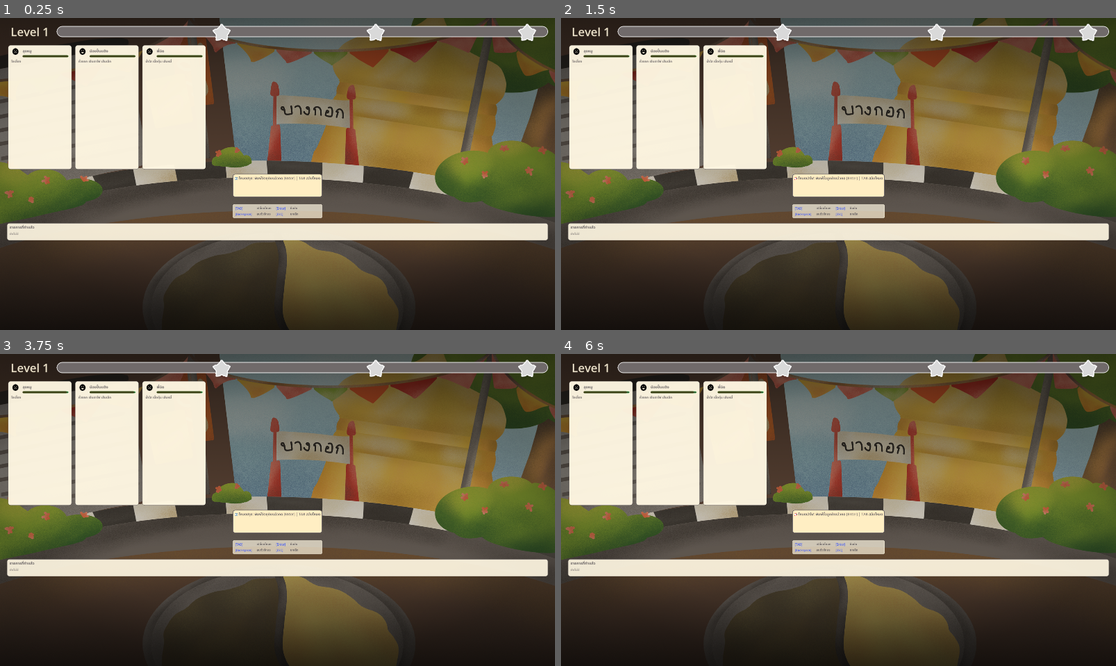
Above: before the commit, frames 1-4 (two rows, left to right).
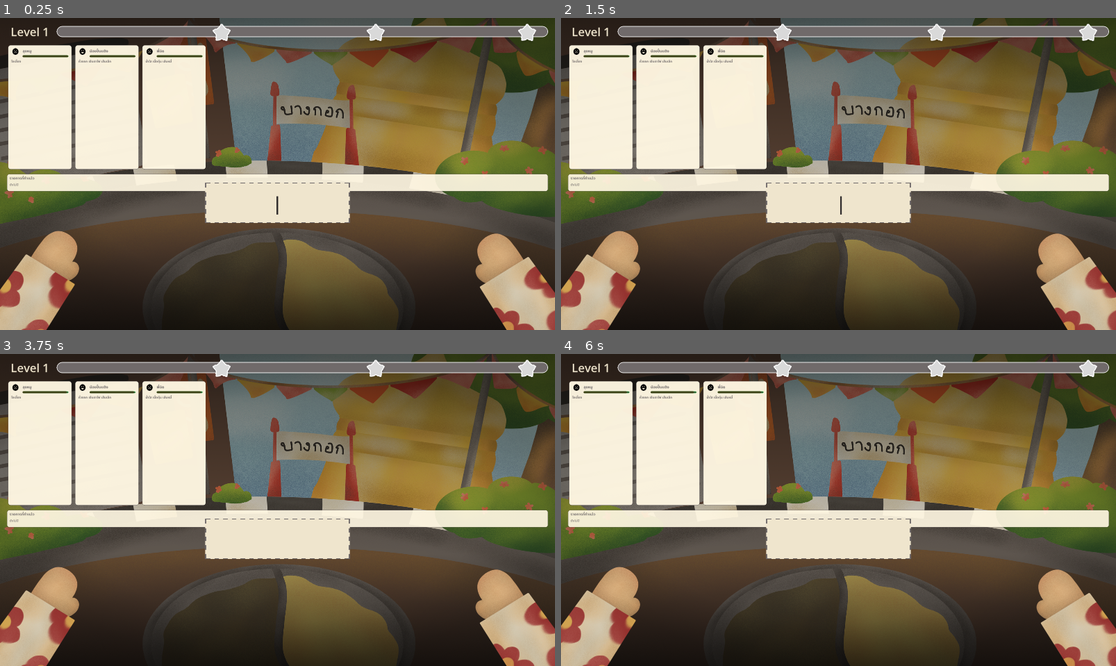
Above: after the commit, the same moments.

Repository: pcpaugust/video-game
Game: Godot game, scene res://scenes/main/Cooking.tscn
Two runs of this game, one before a commit and one after it. Both use one fixed random seed, a clock stepped at 60 frames per second and the inputs below.
Inputs:
- Up to frame 1 (0.25 s): no input
- Up to frame 2 (1.5 s): tap Enter at 0.5, 0.6 s; tap Space at 1.25 s; tap Tab at 1.35 s
- Up to frame 3 (3.75 s): tap Enter at 2, 2.85, 3.5 s; tap Backspace at 2.1 s; tap Space at 2.75 s; tap Tab at 3.6 s
- Up to frame 4 (6 s): tap Space at 4.25 s; tap Backspace at 4.35 s; tap Enter at 5.1 s; tap Tab at 5.85 s

The runs differ from the first frame. In frame 1, 18% of the frame differs, in the area x 0-100%, y 49-100%; in frame 2, 18%; in frame 3, 18%; in frame 4, 18%.

Commit message:
feat: implement typing-based ingredient selection UI with visual matching feedback

Diff:
--- a/scenes/main/Cooking.tscn
+++ b/scenes/main/Cooking.tscn
@@ -6,6 +6,8 @@
 [ext_resource type="PackedScene" uid="uid://dshga2ulvahoa" path="res://scenes/ui/TypingSpace.tscn" id="3_xdmyo"]
 [ext_resource type="PackedScene" uid="uid://bn2itsdp6foer" path="res://scenes/ui/DishContainer.tscn" id="4_xdmyo"]
 [ext_resource type="Texture2D" uid="uid://2dcn8nuad2ef" path="res://assets/figma/bg.png" id="5_bg"]
+[ext_resource type="Texture2D" uid="uid://cpymbbeqw3c4b" path="res://assets/artwork/hand/left.png" id="6_lefth"]
+[ext_resource type="Texture2D" uid="uid://tgqmn1ym0fb2" path="res://assets/artwork/hand/right.png" id="7_righth"]
 
 [sub_resource type="StyleBoxFlat" id="StyleBoxFlat_ijlok"]
 bg_color = Color(0.972549, 0.9137255, 0.6431373, 1)
@@ -48,19 +50,52 @@
 [node name="Order" parent="CanvasLayer/PanelContainer/MarginContainer/VBoxContainer" unique_id=1408987235 instance=ExtResource("2_cy70s")]
 layout_mode = 2
 
-[node name="ActionRow" type="HBoxContainer" parent="CanvasLayer/PanelContainer/MarginContainer/VBoxContainer" unique_id=1194688964]
-layout_mode = 2
-size_flags_horizontal = 3
-size_flags_vertical = 0
-theme_override_constants/separation = 16
-alignment = 1
-
-[node name="TypingSpace" parent="CanvasLayer/PanelContainer/MarginContainer/VBoxContainer/ActionRow" unique_id=1951861316 instance=ExtResource("3_xdmyo")]
-custom_minimum_size = Vector2(220, 140)
-layout_mode = 2
-size_flags_horizontal = 0
-size_flags_vertical = 0
-
 [node name="DishContainer" parent="CanvasLayer/PanelContainer/MarginContainer/VBoxContainer" unique_id=1222613478 instance=ExtResource("4_xdmyo")]
 custom_minimum_size = Vector2(0, 56)
 layout_mode = 2
+
+[node name="TypingSpace" parent="CanvasLayer" unique_id=1951861316 instance=ExtResource("3_xdmyo")]
+anchors_preset = 8
+anchor_left = 0.5
+anchor_top = 0.5
+anchor_right = 0.5
+anchor_bottom = 0.5
+offset_left = -200.0
+offset_top = 20.0
+offset_right = 200.0
+offset_bottom = 180.0
+grow_horizontal = 2
+grow_vertical = 2
+size_flags_horizontal = 4
+size_flags_vertical = 4
+
+[node name="LeftHand" type="TextureRect" parent="CanvasLayer" unique_id=2003241290]
+anchors_preset = 2
+anchor_top = 1.0
+anchor_bottom = 1.0
+offset_left = -76.0
+offset_top = -471.0
+offset_right = 424.0
+offset_bottom = 29.0
+grow_vertical = 0
+pivot_offset = Vector2(0, 500)
+texture = ExtResource("6_lefth")
+expand_mode = 1
+stretch_mode = 5
+
+[node name="RightHand" type="TextureRect" parent="CanvasLayer" unique_id=2003241291]
+anchors_preset = 3
+anchor_left = 1.0
+anchor_top = 1.0
+anchor_right = 1.0
+anchor_bottom = 1.0
+offset_left = -426.0
+offset_top = -462.0
+offset_right = 74.0
+offset_bottom = 38.0
+grow_horizontal = 0
+grow_vertical = 0
+pivot_offset = Vector2(500, 500)
+texture = ExtResource("7_righth")
+expand_mode = 1
+stretch_mode = 5
--- a/scenes/ui/TypingSpace.tscn
+++ b/scenes/ui/TypingSpace.tscn
@@ -2,134 +2,87 @@
 
 [ext_resource type="Script" uid="uid://2fpyyk0ildvv" path="res://scripts/ui/typing_space.gd" id="1_ro5k3"]
 
-[sub_resource type="StyleBoxFlat" id="StyleBoxFlat_block"]
-bg_color = Color(1, 0.933333, 0.764706, 1)
-border_width_left = 2
-border_width_top = 2
-border_width_right = 2
-border_width_bottom = 2
+[sub_resource type="StyleBoxFlat" id="StyleBoxFlat_typing_box"]
+bg_color = Color(0.960784, 0.776471, 0.337255, 1)
+border_width_left = 3
+border_width_top = 3
+border_width_right = 3
+border_width_bottom = 3
 border_color = Color(0.439216, 0.415686, 0.415686, 1)
-corner_radius_top_left = 8
-corner_radius_top_right = 8
-corner_radius_bottom_right = 8
-corner_radius_bottom_left = 8
+corner_radius_top_left = 13
+corner_radius_top_right = 13
+corner_radius_bottom_right = 13
+corner_radius_bottom_left = 13
 
-[sub_resource type="StyleBoxFlat" id="StyleBoxFlat_hint"]
-bg_color = Color(1, 0.968627, 0.886275, 0.7)
-border_width_left = 1
-border_width_top = 1
-border_width_right = 1
-border_width_bottom = 1
-border_color = Color(0.439216, 0.415686, 0.415686, 0.3)
-corner_radius_top_left = 4
-corner_radius_top_right = 4
-corner_radius_bottom_right = 4
-corner_radius_bottom_left = 4
+[sub_resource type="StyleBoxFlat" id="StyleBoxFlat_icon_slot"]
+bg_color = Color(1, 1, 1, 0.8)
+corner_radius_top_left = 12
+corner_radius_top_right = 12
+corner_radius_bottom_right = 12
+corner_radius_bottom_left = 12
 
-[node name="MarginContainer" type="MarginContainer" unique_id=1078964189]
+[node name="TypingSpace" type="Control" unique_id=1078964189]
+layout_mode = 3
 anchors_preset = 15
 anchor_right = 1.0
 anchor_bottom = 1.0
-theme_override_constants/margin_left = 8
-theme_override_constants/margin_right = 8
+grow_horizontal = 2
+grow_vertical = 2
 script = ExtResource("1_ro5k3")
 
-[node name="TypingSpace" type="VBoxContainer" parent="." unique_id=199487381]
+[node name="IngredientPreview" type="PanelContainer" parent="." unique_id=1111602193]
+custom_minimum_size = Vector2(160, 160)
+layout_mode = 1
+anchors_preset = 8
+anchor_left = 0.5
+anchor_top = 0.5
+anchor_right = 0.5
+anchor_bottom = 0.5
+offset_left = -450.0
+offset_top = -80.0
+offset_right = -290.0
+offset_bottom = 80.0
+grow_horizontal = 2
+grow_vertical = 2
+theme_override_styles/panel = SubResource("StyleBoxFlat_icon_slot")
+visible = false
+
+[node name="IngredientTexture" type="TextureRect" parent="IngredientPreview" unique_id=1888984308]
 layout_mode = 2
-theme_override_constants/separation = 12
-alignment = 1
+mouse_filter = 2
+expand_mode = 1
+stretch_mode = 5
 
-[node name="TypingBlock" type="PanelContainer" parent="TypingSpace" unique_id=1111602193]
+[node name="TypingBox" type="PanelContainer" parent="." unique_id=82676836]
+custom_minimum_size = Vector2(500, 0)
+layout_mode = 1
+anchors_preset = 8
+anchor_left = 0.5
+anchor_top = 0.5
+anchor_right = 0.5
+anchor_bottom = 0.5
+offset_left = -250.0
+offset_top = -64.0
+offset_right = 250.0
+offset_bottom = 64.0
+grow_horizontal = 2
+grow_vertical = 2
+theme_override_styles/panel = SubResource("StyleBoxFlat_typing_box")
+
+[node name="DashedBorderOverlay" type="Control" parent="TypingBox" unique_id=238947239]
 layout_mode = 2
-theme_override_styles/panel = SubResource("StyleBoxFlat_block")
+mouse_filter = 2
 
-[node name="MarginContainer" type="MarginContainer" parent="TypingSpace/TypingBlock" unique_id=1888984308]
+[node name="BoxMargin" type="MarginContainer" parent="TypingBox" unique_id=319323677]
 layout_mode = 2
-theme_override_constants/margin_left = 4
-theme_override_constants/margin_top = 4
-theme_override_constants/margin_right = 4
-theme_override_constants/margin_bottom = 4
+theme_override_constants/margin_left = 20
+theme_override_constants/margin_top = 26
+theme_override_constants/margin_right = 20
+theme_override_constants/margin_bottom = 26
 
-[node name="BlockContent" type="VBoxContainer" parent="TypingSpace/TypingBlock/MarginContainer" unique_id=82676836]
+[node name="TextField" type="Label" parent="TypingBox/BoxMargin" unique_id=1921083847]
 layout_mode = 2
-theme_override_constants/separation = 4
-
-[node name="ModeLabel" type="Label" parent="TypingSpace/TypingBlock/MarginContainer/BlockContent" unique_id=1921083847]
-layout_mode = 2
-theme_override_colors/font_color = Color(0.439216, 0.415686, 0.415686, 1)
-theme_override_font_sizes/font_size = 12
-text = "????"
-
-[node name="TextField" type="Label" parent="TypingSpace/TypingBlock/MarginContainer/BlockContent" unique_id=319323677]
-layout_mode = 2
-theme_override_colors/font_color = Color(0.439216, 0.415686, 0.415686, 1)
-theme_override_font_sizes/font_size = 32
-
-[node name="HBoxContainer" type="HBoxContainer" parent="TypingSpace" unique_id=1145732806]
-layout_mode = 2
-theme_override_constants/separation = 8
-
-[node name="KeybindHints" type="PanelContainer" parent="TypingSpace"]
-layout_mode = 2
-theme_override_styles/panel = SubResource("StyleBoxFlat_hint")
-
-[node name="HintsMargin" type="MarginContainer" parent="TypingSpace/KeybindHints"]
-layout_mode = 2
-theme_override_constants/margin_left = 8
-theme_override_constants/margin_top = 6
-theme_override_constants/margin_right = 8
-theme_override_constants/margin_bottom = 6
-
-[node name="HintsGrid" type="GridContainer" parent="TypingSpace/KeybindHints/HintsMargin"]
-layout_mode = 2
-columns = 4
-theme_override_constants/h_separation = 16
-theme_override_constants/v_separation = 4
-
-[node name="Hint1Key" type="Label" parent="TypingSpace/KeybindHints/HintsMargin/HintsGrid"]
-layout_mode = 2
-theme_override_colors/font_color = Color(0.294118, 0.376471, 0.941176, 1)
-theme_override_font_sizes/font_size = 10
-text = "[TAB]"
-
-[node name="Hint1Desc" type="Label" parent="TypingSpace/KeybindHints/HintsMargin/HintsGrid"]
-layout_mode = 2
-theme_override_colors/font_color = Color(0.439216, 0.415686, 0.415686, 1)
-theme_override_font_sizes/font_size = 10
-text = "เปลี่ยนโหมด"
-
-[node name="Hint2Key" type="Label" parent="TypingSpace/KeybindHints/HintsMargin/HintsGrid"]
-layout_mode = 2
-theme_override_colors/font_color = Color(0.294118, 0.376471, 0.941176, 1)
-theme_override_font_sizes/font_size = 10
-text = "[Enter]"
-
-[node name="Hint2Desc" type="Label" parent="TypingSpace/KeybindHints/HintsMargin/HintsGrid"]
-layout_mode = 2
-theme_override_colors/font_color = Color(0.439216, 0.415686, 0.415686, 1)
-theme_override_font_sizes/font_size = 10
-text = "ยืนยัน"
-
-[node name="Hint3Key" type="Label" parent="TypingSpace/KeybindHints/HintsMargin/HintsGrid"]
-layout_mode = 2
-theme_override_colors/font_color = Color(0.294118, 0.376471, 0.941176, 1)
-theme_override_font_sizes/font_size = 10
-text = "[Backspace]"
-
-[node name="Hint3Desc" type="Label" parent="TypingSpace/KeybindHints/HintsMargin/HintsGrid"]
-layout_mode = 2
-theme_override_colors/font_color = Color(0.439216, 0.415686, 0.415686, 1)
-theme_override_font_sizes/font_size = 10
-text = "ลบตัวอักษร"
-
-[node name="Hint4Key" type="Label" parent="TypingSpace/KeybindHints/HintsMargin/HintsGrid"]
-layout_mode = 2
-theme_override_colors/font_color = Color(0.294118, 0.376471, 0.941176, 1)
-theme_override_font_sizes/font_size = 10
-text = "[ESC]"
-
-[node name="Hint4Desc" type="Label" parent="TypingSpace/KeybindHints/HintsMargin/HintsGrid"]
-layout_mode = 2
-theme_override_colors/font_color = Color(0.439216, 0.415686, 0.415686, 1)
-theme_override_font_sizes/font_size = 10
-text = "ยกเลิก"
+theme_override_colors/font_color = Color(0.188235, 0.176471, 0.176471, 1)
+theme_override_font_sizes/font_size = 64
+text = "|"
+horizontal_alignment = 1
--- a/scripts/core/cooking.gd
+++ b/scripts/core/cooking.gd
@@ -32,10 +32,13 @@
 
 @onready var level_bar = $CanvasLayer/PanelContainer/MarginContainer/VBoxContainer/LevelBar
 @onready var order_queue = $CanvasLayer/PanelContainer/MarginContainer/VBoxContainer/Order
-@onready var typing_space = $CanvasLayer/PanelContainer/MarginContainer/VBoxContainer/ActionRow/TypingSpace
+@onready var typing_space = $CanvasLayer/TypingSpace
 @onready var dish_container = $CanvasLayer/PanelContainer/MarginContainer/VBoxContainer/DishContainer
+@onready var left_hand = $CanvasLayer/LeftHand
+@onready var right_hand = $CanvasLayer/RightHand
 
 var help_panel: Control = null
+var _hand_tween: Tween
 func _ready() -> void:
 	randomize()
 	_create_help_panel()
@@ -233,6 +236,24 @@
 func _sync_typing_visuals() -> void:
 	if typing_space.has_method("update_preview"):
 		typing_space.update_preview(typing_buffer)
+	_wiggle_hands()
+
+func _wiggle_hands() -> void:
+	if not left_hand or not right_hand: return
+	if _hand_tween and _hand_tween.is_valid():
+		_hand_tween.kill()
+
+	_hand_tween = create_tween()
+	_hand_tween.set_parallel(true)
+
+	var l_angle = randf_range(0.05, 0.15) * (1 if randi() % 2 == 0 else -1)
+	var r_angle = randf_range(0.05, 0.15) * (1 if randi() % 2 == 0 else -1)
+
+	_hand_tween.tween_property(left_hand, "rotation", l_angle, 0.05)
+	_hand_tween.tween_property(right_hand, "rotation", r_angle, 0.05)
+
+	_hand_tween.chain().tween_property(left_hand, "rotation", 0.0, 0.05)
+	_hand_tween.tween_property(right_hand, "rotation", 0.0, 0.05)
 
 func _update_mode_ui() -> void:
 	var text = ""
--- a/scripts/ui/typing_space.gd
+++ b/scripts/ui/typing_space.gd
@@ -1,32 +1,130 @@
-extends MarginContainer
+extends Control
 
-# ดึง Node ลูกออกมาเตรียมไว้
-@onready var mode = $TypingSpace/TypingBlock/MarginContainer/BlockContent/ModeLabel
-@onready var input_label = $TypingSpace/TypingBlock/MarginContainer/BlockContent/TextField
-@onready var icon_container = $TypingSpace/HBoxContainer
+const MenuData = preload("res://scripts/data/menu_data.gd")
+const MenuConfig = preload("res://scripts/config/menu_config.gd")
 
-const TypingIngredientScene = preload("res://scenes/ui/TypingIngredient.tscn")
-const MenuData = preload("res://scripts/data/menu_data.gd")
-const GameConfig = preload("res://scripts/config/game_config.gd")
+@onready var ingredient_preview: PanelContainer = $IngredientPreview
+@onready var ingredient_texture: TextureRect = $IngredientPreview/IngredientTexture
+@onready var typing_box: PanelContainer = $TypingBox
+@onready var dashed_overlay: Control = $TypingBox/DashedBorderOverlay
+@onready var text_field: Label = $TypingBox/BoxMargin/TextField
 
-func update_mode(new_mode: String):
-	if mode:
-		mode.text = new_mode
+var style_matched: StyleBoxFlat
+var style_unmatched: StyleBoxFlat
+var is_matched: bool = false
 
-func update_preview(current_buffer: String):
-	# 1. อัปเดตตัวหนังสือที่กำลังพิมพ์ (เสมือน TextField)
-	if input_label:
-		input_label.text = current_buffer
+# Cursor blink
+var _cursor_visible: bool = true
+var _cursor_timer: float = 0.0
+const CURSOR_BLINK_INTERVAL: float = 0.5
 
-	# 2. ลบไอคอนเก่าเฉพาะใน HBoxContainer (ไม่ไปลบ Label ข้างนอก)
-	for child in icon_container.get_children():
-		child.queue_free()
+var _current_buffer: String = ""
 
-	# 3. สร้างไอคอนใหม่ตามคำที่พิมพ์
-	var words = current_buffer.strip_edges().split(" ", false)
-	for word in words:
-		if MenuData.is_valid_ingredient(word):
-			var icon = TypingIngredientScene.instantiate()
-			icon_container.add_child(icon)
-			if icon.has_method("set_ingredient"):
-				icon.call_deferred("set_ingredient", word)
+func _ready() -> void:
+	style_matched = typing_box.get_theme_stylebox("panel").duplicate()
+	style_matched.bg_color = Color("#F5C656") # Yellow
+
+	style_unmatched = style_matched.duplicate()
+	style_unmatched.bg_color = Color("#EFE5CD") # Cream
+	style_unmatched.border_width_bottom = 0
+	style_unmatched.border_width_top = 0
+	style_unmatched.border_width_left = 0
+	style_unmatched.border_width_right = 0
+
+	dashed_overlay.draw.connect(_on_dashed_overlay_draw)
+	_refresh_display()
+
+func _on_dashed_overlay_draw() -> void:
+	if is_matched:
+		return
+
+	var size = dashed_overlay.size
+	var c = Color("#706A6A")
+	var w = 3.0
+	var d = 15.0
+	var h = w / 2.0
+	# Draw dashed lines around the perimeter
+	dashed_overlay.draw_dashed_line(Vector2(0, h), Vector2(size.x, h), c, w, d)
+	dashed_overlay.draw_dashed_line(Vector2(0, size.y - h), Vector2(size.x, size.y - h), c, w, d)
+	dashed_overlay.draw_dashed_line(Vector2(h, 0), Vector2(h, size.y), c, w, d)
+	dashed_overlay.draw_dashed_line(Vector2(size.x - h, 0), Vector2(size.x - h, size.y), c, w, d)
+
+func _process(delta: float) -> void:
+	_cursor_timer += delta
+	if _cursor_timer >= CURSOR_BLINK_INTERVAL:
+		_cursor_timer = 0.0
+		_cursor_visible = !_cursor_visible
+		_refresh_display()
+
+# Called by cooking.gd every time the typing buffer changes
+func update_preview(current_buffer: String) -> void:
+	_current_buffer = current_buffer
+	_cursor_visible = true
+	_cursor_timer = 0.0
+	_refresh_display()
+
+# --- kept for backwards compat; cooking.gd still calls this ---
+func update_mode(_new_mode: String) -> void:
+	pass
+
+# --- private ---
+func _refresh_display() -> void:
+	if not is_node_ready():
+		return
+
+	# Build display text: typed buffer + blinking cursor
+	var cursor = "|" if _cursor_visible else " "
+	if text_field:
+		text_field.text = _current_buffer + cursor
+
+	var last_word = _get_last_word(_current_buffer)
+	var matched_ing = _get_matching_ingredient(last_word)
+
+	is_matched = (matched_ing != "")
+
+	# Update background styles based on match state
+	if is_matched:
+		typing_box.add_theme_stylebox_override("panel", style_matched)
+	else:
+		typing_box.add_theme_stylebox_override("panel", style_unmatched)
+
+	# Trigger redraw for the dashed overlay
+	dashed_overlay.queue_redraw()
+
+	var matched_texture: Texture2D = null
+	if is_matched:
+		matched_texture = _get_texture(matched_ing)
+
+	if ingredient_preview:
+		ingredient_preview.visible = matched_texture != null
+	if ingredient_texture:
+		ingredient_texture.texture = matched_texture
+
+func _get_last_word(buffer: String) -> String:
+	var trimmed = buffer.strip_edges()
+	if trimmed == "":
+		return ""
+	var parts = trimmed.split(" ", false)
+	if parts.size() == 0:
+		return ""
+	return parts[parts.size() - 1]
+
+func _get_matching_ingredient(partial_word: String) -> String:
+	if partial_word == "": return ""
+
+	var matches = []
+	for ing in MenuData.all_ingredients():
+		if ing == partial_word:
+			return ing # Exact match takes priority
+		if ing.begins_with(partial_word):
+			matches.append(ing)
+
+	if matches.size() == 1:
+		return matches[0]
+
+	return ""
+
+func _get_texture(ing_name: String) -> Texture2D:
+	if MenuConfig.INGREDIENT_TEXTURES.has(ing_name):
+		return MenuConfig.INGREDIENT_TEXTURES[ing_name] as Texture2D
+	return null
Binary file changed: assets/artwork/hand/left.png
Binary file changed: assets/artwork/hand/right.png
